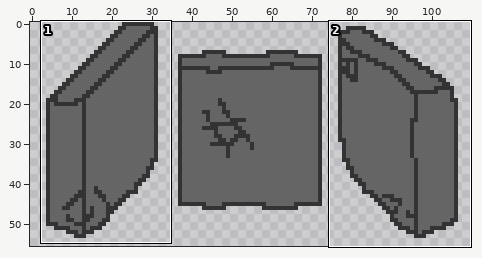
Edited in one commit: sprite sheet (textures/wall.gif). The picture above shows the old version from afar; the outline marks the close-up.
Close-up. Before the commit:
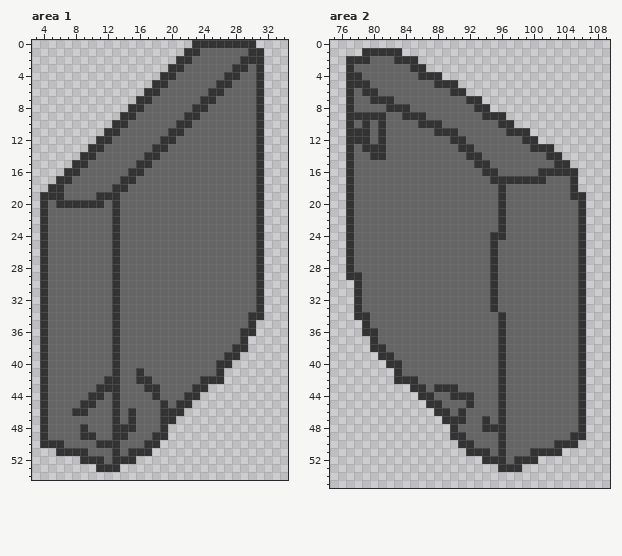
The file is 110x56 pixels. Shown: area 1: x 3..34, y 0..54; area 2: x 75..109, y 0..55. The commit also changed other parts of the picture, which this record leaves out.
The result:
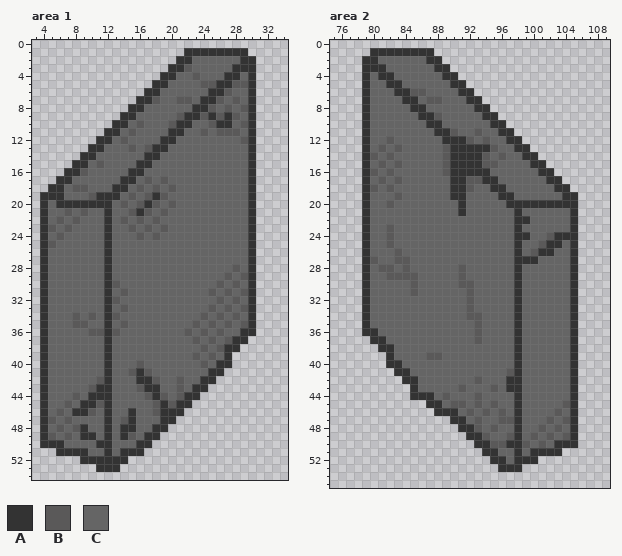
Palette (. is transparent): A #333333  B #5a5959  C #656565
The exact change:
Area 1:
y 0: x 23..30 AAAAAAAA -> ........
y 1: x 24..31 CCCCCCAA -> AAAAAA..
y 2: x 31 A -> .
y 3: x 22 C -> B; x 30..31 CA -> A.
y 4: x 23 C -> B; x 30..31 CA -> A.
y 5: x 24..25 CC -> BB; x 28..31 CCCA -> BBA.
y 6: x 27 C -> B; x 30..31 CA -> A.
y 7: x 18 C -> B; x 21..22 CC -> BB; x 26 C -> B; x 28 C -> B; x 30..31 CA -> A.
y 8: x 25 C -> B; x 27 C -> B; x 29..31 CCA -> BA.
y 9: x 21 C -> B; x 24..28 CCCCC -> BABAB; x 30..31 CA -> A.
y 10: x 16 C -> B; x 20 C -> B; x 25..27 CCC -> BAA; x 29..31 CCA -> BA.
y 11: x 15 C -> B; x 24 C -> B; x 26..28 CCC -> BBB; x 30..31 CA -> A.
y 12: x 14 C -> B; x 29..31 CCA -> BA.
y 13: x 15 C -> B; x 17 C -> B; x 30..31 CA -> A.
y 14: x 30..31 CA -> A.
y 15: x 11 C -> B; x 30..31 CA -> A.
y 16: x 9 C -> B; x 30..31 CA -> A.
y 17: x 17 C -> B; x 19 C -> B; x 30..31 CA -> A.
y 18: x 8..9 CC -> BB; x 16 C -> B; x 18 C -> B; x 20 C -> B; x 30..31 CA -> A.
y 19: x 10 C -> B; x 15 C -> B; x 17..19 CCC -> BAB; x 30..31 CA -> A.
y 20: x 12..14 CAC -> ACB; x 16..18 CCC -> BAB; x 20 C -> B; x 30..31 CA -> A.
y 21: x 7 C -> B; x 9 C -> B; x 12..13 CA -> AC; x 15..17 CCC -> BAB; x 19 C -> B; x 30..31 CA -> A.
y 22: x 6 C -> B; x 8 C -> B; x 12..14 CAC -> ACB; x 16 C -> B; x 18 C -> B; x 30..31 CA -> A.
y 23: x 5 C -> B; x 7 C -> B; x 12..13 CA -> AC; x 15 C -> B; x 17 C -> B; x 19 C -> B; x 30..31 CA -> A.
y 24: x 6 C -> B; x 12..13 CA -> AC; x 16 C -> B; x 18 C -> B; x 30..31 CA -> A.
y 25: x 5 C -> B; x 12..13 CA -> AC; x 30..31 CA -> A.
y 26..27: x 12..13 CA -> AC; x 30..31 CA -> A.
y 28: x 12..13 CA -> AC; x 28 C -> B; x 30..31 CA -> A.
y 29: x 12..13 CA -> AC; x 27 C -> B; x 29..31 CCA -> BA.
y 30: x 12..13 CA -> AB; x 26 C -> B; x 28 C -> B; x 30..31 CA -> A.
y 31: x 12..14 CAC -> ACB; x 25 C -> B; x 27 C -> B; x 29..31 CCA -> BA.
y 32: x 12..13 CA -> AB; x 26 C -> B; x 28 C -> B; x 30..31 CA -> A.
y 33: x 12..14 CAC -> ACB; x 25 C -> B; x 27 C -> B; x 29..31 CCA -> BA.
y 34: x 8 C -> B; x 10 C -> B; x 12..13 CA -> AB; x 24 C -> B; x 26 C -> B; x 28 C -> B; x 31 A -> .
y 35: x 8..9 CC -> BB; x 12..14 CAC -> ACB; x 23 C -> B; x 25 C -> B; x 27 C -> B; x 29 C -> B
y 36: x 10..13 CCCA -> BBAB; x 22 C -> B; x 24 C -> B; x 26 C -> B
y 37: x 12..13 CA -> AC; x 23 C -> B; x 25 C -> B; x 27..28 CC -> BA
y 38: x 12..13 CA -> AC; x 24 C -> B; x 26..27 CC -> BA; x 29 A -> .
y 39: x 12..13 CA -> AC; x 23 C -> B; x 25 C -> B; x 28 A -> .
y 40: x 12..13 CA -> AC; x 16 C -> B; x 24 C -> B
y 41: x 12..13 CA -> AC; x 15 C -> B; x 17 C -> B; x 25 C -> A
y 42: x 11 C -> B; x 13 A -> C; x 18 C -> B; x 21 C -> B; x 26 A -> .
y 43: x 10 C -> B; x 13 A -> C; x 16 C -> B; x 21 C -> B
y 44: x 8 C -> B; x 12..13 CA -> AC; x 17 C -> B; x 19 C -> B; x 21 C -> B
y 45: x 7 C -> B; x 11..13 CCA -> BAC; x 18 C -> B; x 20 C -> B
y 46: x 6 C -> B; x 10 C -> B; x 12..13 CA -> AC; x 18 C -> B
y 47: x 5 C -> B; x 7 C -> B; x 12..14 CAC -> ACB
y 48: x 6 C -> B; x 8 C -> B; x 12..13 CA -> AC; x 18 C -> A
y 49: x 5 C -> B; x 7 C -> B; x 12..13 CA -> AC; x 15 C -> B; x 17 C -> A; x 19 A -> .
y 50: x 13 A -> C; x 16 C -> A; x 18 A -> .
y 51: x 12..14 CAC -> ACA; x 17 A -> .
y 52: x 12 C -> A; x 15 A -> .
Area 2:
y 1: x 79 A -> .; x 84..87 .... -> AAAA
y 2: x 77..78 AA -> ..; x 80 C -> A; x 83..88 AAA... -> CCCCAA
y 3: x 77..81 ACCCC -> ..AAA; x 85..89 AA... -> CCCAA
y 4: x 77..79 AAC -> ..A; x 81..82 CC -> AA; x 86..90 AAA.. -> CCCAA
y 5: x 77..78 AA -> ..; x 82..83 CC -> AA; x 88..89 AA -> CC; x 91 . -> A
y 6: x 77..78 AC -> ..; x 80 A -> C; x 83..86 CCCC -> AABB; x 90 A -> C; x 92 . -> A
y 7: x 77..82 ACCAAA -> ..ACCC; x 84..85 CC -> AA; x 87..88 CC -> BB
y 8: x 77..79 ACC -> ..A; x 82..86 AAACC -> CCCAA
y 9: x 77..78 AA -> ..; x 80..81 AA -> CC; x 84..85 AA -> CC; x 87..88 CC -> AB; x 96 A -> .
y 10: x 77..78 AC -> ..; x 81 A -> C; x 86 A -> C; x 95 C -> A; x 97 A -> .
y 11: x 77..78 AA -> ..; x 81 A -> C; x 90 A -> B; x 93 C -> B; x 96 C -> A; x 98..99 AA -> ..
y 12: x 77..78 AA -> ..; x 81..82 AC -> CB; x 89 C -> A; x 92 C -> B; x 94 C -> B; x 97..100 CCAA -> AA..
y 13: x 77..78 AC -> ..; x 80..81 AA -> CB; x 83 C -> B; x 89..90 CC -> BA; x 93..95 CCC -> AAB; x 98..102 CCAAA -> AA...
y 14: x 77..82 ACCAAC -> ..ABCB; x 89..91 CCC -> BAA; x 94 C -> B; x 96 C -> B; x 99..103 CCCAA -> AA...
y 15: x 77..79 ACC -> ..A; x 81 C -> B; x 83 C -> B; x 89..92 CCCC -> BAAA; x 94..95 AC -> BB; x 100..104 CCCAA -> AA...
y 16: x 77..80 ACCC -> ..AB; x 82 C -> B; x 89..93 CCCCC -> BAAAA; x 95 A -> C; x 103..105 AAA -> ...
y 17: x 77..79 ACC -> ..A; x 81 C -> B; x 83 C -> B; x 90..94 CCCCC -> AABBA; x 96..105 AAAAAACCCA -> CCCCCCAA..
y 18: x 77..80 ACCC -> ..AB; x 82 C -> B; x 90..92 CCC -> AAB; x 95 C -> A; x 103..105 CCA -> AA.
y 19: x 77..79 ACC -> ..A; x 83 C -> B; x 90..91 CC -> AA; x 97 C -> A; x 104 C -> A; x 106 A -> .
y 20: x 77..79 ACC -> ..A; x 82 C -> B; x 91 C -> A; x 96..106 ACCCCCCCCCA -> CAAAAAAAAA.
y 21: x 77..79 ACC -> ..A; x 91 C -> A; x 96 A -> C; x 98 C -> A; x 105..106 CA -> A.
y 22: x 77..79 ACC -> ..A; x 96 A -> C; x 98..99 CC -> AA; x 105..106 CA -> A.
y 23: x 77..79 ACC -> ..A; x 82 C -> B; x 96 A -> C; x 98 C -> A; x 105..106 CA -> A.
y 24: x 77..79 ACC -> ..A; x 82 C -> B; x 95..96 AA -> CC; x 98..99 CC -> AA; x 102..106 CCCCA -> BAAA.
y 25: x 77..79 ACC -> ..A; x 82 C -> B; x 95 A -> C; x 98 C -> A; x 101..103 CCC -> BAA; x 105..106 CA -> A.
y 26: x 77..79 ACC -> ..A; x 83 C -> B; x 95 A -> C; x 98 C -> A; x 100..102 CCC -> BAA; x 105..106 CA -> A.
y 27: x 77..80 ACCC -> ..AB; x 83..84 CC -> BB; x 95 A -> C; x 98..100 CCC -> AAA; x 105..106 CA -> A.
y 28: x 77..79 ACC -> ..A; x 81..82 CC -> BB; x 84 C -> B; x 91 C -> B; x 95 A -> C; x 98 C -> A; x 105..106 CA -> A.
y 29: x 77..79 AAC -> ..A; x 82..85 CCCC -> BBBB; x 91 C -> B; x 95 A -> C; x 98 C -> A; x 105..106 CA -> A.
y 30: x 78..79 AC -> .A; x 85 C -> B; x 91..92 CC -> BB; x 95 A -> C; x 98 C -> A; x 105..106 CA -> A.
y 31: x 78..79 AC -> .A; x 85 C -> B; x 92 C -> B; x 95 A -> C; x 98 C -> A; x 105..106 CA -> A.
y 32..33: x 78..79 AC -> .A; x 92 C -> B; x 95 A -> C; x 98 C -> A; x 105..106 CA -> A.
y 34: x 78 A -> .; x 92..93 CC -> BB; x 96 A -> C; x 98 C -> A; x 105..106 CA -> A.
y 35..36: x 93 C -> B; x 96 A -> C; x 98 C -> A; x 105..106 CA -> A.
y 37: x 81 C -> A; x 93 C -> B; x 96 A -> C; x 98 C -> A; x 105..106 CA -> A.
y 38: x 80 A -> .; x 82 C -> A; x 96 A -> C; x 98 C -> A; x 105..106 CA -> A.
y 39: x 81 A -> .; x 87..88 CC -> BB; x 96 A -> C; x 98 C -> A; x 105..106 CA -> A.
y 40: x 96 A -> C; x 98 C -> A; x 105..106 CA -> A.
y 41: x 84 C -> A; x 96..98 ACC -> CBA; x 105..106 CA -> A.
y 42: x 83 A -> .; x 93 C -> B; x 96..98 ACC -> CAA; x 105..106 CA -> A.
y 43: x 86 A -> C; x 88..91 AAAC -> CCCB; x 95..98 CACC -> BCAA; x 105..106 CA -> A.
y 44: x 85 . -> A; x 89..93 CAAAC -> BCCCB; x 96 A -> C; x 98 C -> A; x 105..106 CA -> A.
y 45: x 90..93 CCAC -> BBCB; x 95..96 CA -> BC; x 98 C -> A; x 104..106 CCA -> BA.
y 46: x 90..92 CAC -> ACB; x 94 C -> B; x 96 A -> B; x 98 C -> A; x 103 C -> B; x 105..106 CA -> A.
y 47: x 89 A -> .; x 93..94 CA -> BC; x 96..98 ACC -> BBA; x 102 C -> B; x 104..106 CCA -> BA.
y 48: x 90..96 ACCCAAA -> .AABCBC; x 98 C -> A; x 101 C -> B; x 103 C -> B; x 105..106 CA -> A.
y 49: x 90..94 AACCC -> ..AAB; x 96..98 ACC -> CBA; x 100 C -> B; x 102 C -> B; x 104 C -> B; x 106 A -> .
y 50: x 91..99 AACCCACCC -> ..AABBAAB; x 101 C -> B
y 51: x 92..93 AA -> ..; x 95..96 CA -> AC; x 98 C -> A
y 52: x 94 A -> .
Pixel boxes of the changes (left, top, right, bottom) in both close-ups:
changed: (48, 40, 264, 464)
changed: (346, 48, 586, 464)
